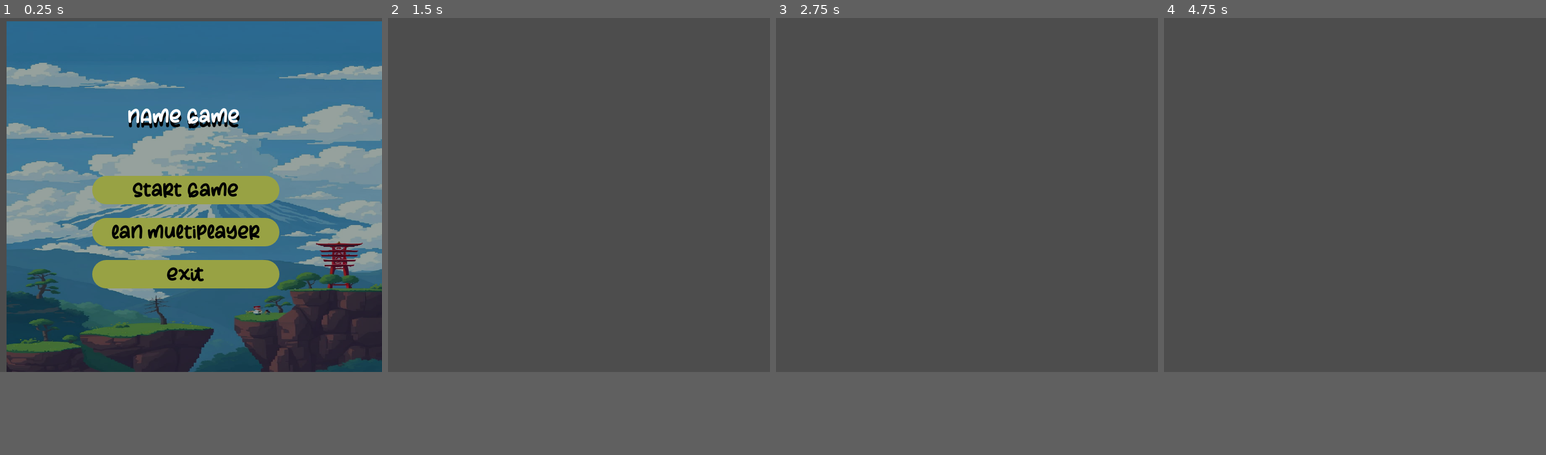
Above: before the commit, frames 1-4 (left to right).
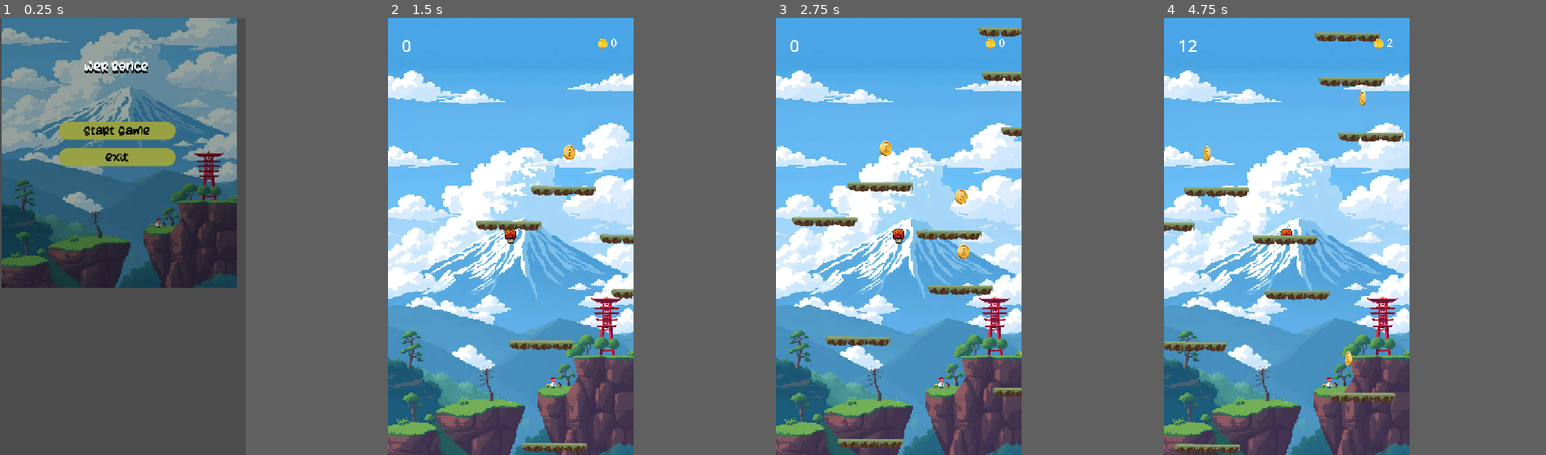
Above: after the commit, the same moments.

Repository: reMateoh/UAM-UNI
Game: Godot game, scene res://Escenas/main_menu.tscn
Same seed, same stepped clock (60 frames per second), same inputs: the game is played once before the commit and once after it.
Inputs (mouse positions are in pixels of both pictures, inside the frame that each line leads up to):
- Up to frame 1 (0.25 s): no input
- Up to frame 2 (1.5 s): click (575, 232) at 0.5 s, where only the run before the commit has a clickable "Lan Multiplayer"; click "Start Game" at 1.25 s
- Up to frame 3 (2.75 s): tap Enter (ui_accept) at 2 s; hold Right (ui_right) from 2.03 s (still down); hold Enter (ui_accept) from 2.03 s (still down)
- Up to frame 4 (4.75 s): release Enter (ui_accept) at 2.78 s; tap Enter (ui_accept) at 2.85, 3.02, 3.32, 4.35, 4.52 s; release Right (ui_right) at 3.53 s; hold Left (ui_left) 3.53-4.28 s; hold Enter (ui_accept) 3.53-4.28 s; hold Right (ui_right) from 4.28 s (still down)
In our replay, the window is 700x648 before the commit and 450x800 after it. These sizes can differ from the game's own. Grey fills any space a smaller window leaves; there, only what the larger window draws over its background counts as a difference.

The runs differ from the first frame. In frame 1, 72% of the frame differs, in the area x 0-100%, y 0-81%; in frame 2, 59%; in frame 3, 59%; in frame 4, 59%.

Commit message:
Se añadió la música al juego

Diff:
--- /dev/null
+++ b/Escenas/Coin.tscn
@@ -0,0 +1,19 @@
+[gd_scene format=3 uid="uid://bhngc4xyngmb3"]
+
+[ext_resource type="Script" uid="uid://dim3pu3b5pbha" path="res://Escenas/coin.gd" id="1_kyq3r"]
+[ext_resource type="Texture2D" uid="uid://d108c8xwgxn4h" path="res://assets/coin.png" id="2_kyq3r"]
+
+[sub_resource type="CircleShape2D" id="CircleShape2D_i7s8r"]
+radius = 22.203604
+
+[node name="Coin" type="Area2D" unique_id=702762446]
+script = ExtResource("1_kyq3r")
+
+[node name="Sprite2D" type="Sprite2D" parent="." unique_id=2078509867]
+position = Vector2(-33.000027, -70.3125)
+scale = Vector2(0.01800002, 0.018214405)
+texture = ExtResource("2_kyq3r")
+
+[node name="CollisionShape2D" type="CollisionShape2D" parent="." unique_id=1081536024]
+position = Vector2(-33, -71)
+shape = SubResource("CircleShape2D_i7s8r")
--- /dev/null
+++ b/Escenas/Main.tscn
@@ -0,0 +1,109 @@
+[gd_scene format=3 uid="uid://dx1yssx2nt5hh"]
+
+[ext_resource type="Script" uid="uid://bg8b3bo6bqlg1" path="res://Escenas/mainn.gd" id="1_0bbpv"]
+[ext_resource type="PackedScene" uid="uid://bhngc4xyngmb3" path="res://Escenas/Coin.tscn" id="3_c01mt"]
+[ext_resource type="PackedScene" uid="uid://cjfiu04hon0a8" path="res://Escenas/Platform.tscn" id="3_vcsgt"]
+[ext_resource type="Texture2D" uid="uid://c61op53621k8l" path="res://assets/fondo.png" id="4_rarhs"]
+[ext_resource type="PackedScene" uid="uid://ce3862wj0jiqv" path="res://Escenas/honguito.tscn" id="5_vcsgt"]
+[ext_resource type="PackedScene" uid="uid://c1ytty4yjbk2q" path="res://Escenas/Musica2.tscn" id="6_mbvap"]
+
+[sub_resource type="LabelSettings" id="LabelSettings_aj2m5"]
+font_size = 50
+
+[sub_resource type="LabelSettings" id="LabelSettings_dibd8"]
+font_size = 64
+outline_size = 6
+outline_color = Color(0, 0, 0, 1)
+shadow_size = 51
+shadow_offset = Vector2(2.875, 1)
+
+[sub_resource type="LabelSettings" id="LabelSettings_tfif2"]
+font_size = 24
+outline_size = 4
+outline_color = Color(0, 0, 0, 1)
+
+[sub_resource type="LabelSettings" id="LabelSettings_koplb"]
+font_size = 32
+
+[node name="Main" type="Node2D" unique_id=1000818504]
+script = ExtResource("1_0bbpv")
+platform_scene = ExtResource("3_vcsgt")
+coin_scene = ExtResource("3_c01mt")
+
+[node name="CanvasLayer" type="CanvasLayer" parent="." unique_id=740616755]
+layer = -1
+
+[node name="TextureRect" type="TextureRect" parent="CanvasLayer" unique_id=1902052285]
+offset_right = 720.0
+offset_bottom = 1281.0
+texture = ExtResource("4_rarhs")
+
+[node name="Honguito" parent="." unique_id=568892122 instance=ExtResource("5_vcsgt")]
+
+[node name="Platform" parent="." unique_id=198402632 instance=ExtResource("3_vcsgt")]
+
+[node name="Timer" type="Timer" parent="." unique_id=542778623]
+autostart = true
+
+[node name="UILayer" type="CanvasLayer" parent="." unique_id=554951381]
+
+[node name="ScoreLabel" type="Label" parent="UILayer" unique_id=1769421714]
+offset_left = 40.0
+offset_top = 46.0
+offset_right = 89.0
+offset_bottom = 73.0
+text = "0"
+label_settings = SubResource("LabelSettings_aj2m5")
+
+[node name="GameOverPanel" type="Control" parent="UILayer" unique_id=803257055]
+visible = false
+layout_mode = 3
+anchors_preset = 15
+anchor_right = 1.0
+anchor_bottom = 1.0
+grow_horizontal = 2
+grow_vertical = 2
+
+[node name="GameOverLabel" type="Label" parent="UILayer/GameOverPanel" unique_id=1007097480]
+layout_mode = 1
+anchors_preset = 8
+anchor_left = 0.5
+anchor_top = 0.5
+anchor_right = 0.5
+anchor_bottom = 0.5
+offset_left = -182.0
+offset_top = -96.0
+offset_right = 184.0
+offset_bottom = -8.0
+grow_horizontal = 2
+grow_vertical = 2
+text = "GAME OVER"
+label_settings = SubResource("LabelSettings_dibd8")
+horizontal_alignment = 1
+
+[node name="RestartLabel" type="Label" parent="UILayer/GameOverPanel" unique_id=1733353455]
+layout_mode = 1
+anchors_preset = 8
+anchor_left = 0.5
+anchor_top = 0.5
+anchor_right = 0.5
+anchor_bottom = 0.5
+offset_left = -156.0
+offset_top = -2.0
+offset_right = 172.0
+offset_bottom = 32.0
+grow_horizontal = 2
+grow_vertical = 2
+text = "Pulsa ESPACIO para reiniciar"
+label_settings = SubResource("LabelSettings_tfif2")
+horizontal_alignment = 1
+
+[node name="CoinLabel" type="Label" parent="UILayer" unique_id=173193232]
+offset_left = 613.0
+offset_top = 49.0
+offset_right = 684.0
+offset_bottom = 94.0
+text = "🪙 0"
+label_settings = SubResource("LabelSettings_koplb")
+
+[node name="Musica2" parent="." unique_id=261176228 instance=ExtResource("6_mbvap")]
--- /dev/null
+++ b/Escenas/Musica2.tscn
@@ -0,0 +1,9 @@
+[gd_scene format=3 uid="uid://c1ytty4yjbk2q"]
+
+[ext_resource type="AudioStream" uid="uid://bv81tny2n03ts" path="res://assets/music/Synth Grooves 14-11-2026 02-26.wav" id="1_4j2go"]
+
+[node name="Musica2" type="Node2D" unique_id=261176228]
+
+[node name="AudioStreamPlayer" type="AudioStreamPlayer" parent="." unique_id=1238710833]
+stream = ExtResource("1_4j2go")
+autoplay = true
--- /dev/null
+++ b/Escenas/Platform.tscn
@@ -0,0 +1,23 @@
+[gd_scene format=3 uid="uid://cjfiu04hon0a8"]
+
+[ext_resource type="Script" uid="uid://cm5ie2kcewxtx" path="res://Escenas/platform.gd" id="1_axdvg"]
+[ext_resource type="Texture2D" uid="uid://c1v4ckyrio2w5" path="res://assets/platform.png" id="2_motb6"]
+
+[sub_resource type="RectangleShape2D" id="RectangleShape2D_0bbpv"]
+size = Vector2(193, 20)
+
+[node name="Platform" type="Node2D" unique_id=198402632]
+
+[node name="StaticBody2D" type="StaticBody2D" parent="." unique_id=2078060986]
+script = ExtResource("1_axdvg")
+
+[node name="Sprite2D" type="Sprite2D" parent="StaticBody2D" unique_id=101217722]
+rotation = 0.006981317
+scale = Vector2(0.4, 0.4)
+texture = ExtResource("2_motb6")
+
+[node name="CollisionShape2D" type="CollisionShape2D" parent="StaticBody2D" unique_id=1692595501]
+position = Vector2(-0.5, 0)
+shape = SubResource("RectangleShape2D_0bbpv")
+one_way_collision = true
+one_way_collision_margin = 10.0
--- /dev/null
+++ b/Escenas/coin.gd
@@ -0,0 +1,14 @@
+extends Area2D
+
+signal coin_collected
+
+func _ready():
+	body_entered.connect(_on_body_entered)
+
+func _on_body_entered(body):
+	if body is CharacterBody2D:
+		coin_collected.emit()
+		queue_free()
+
+func _process(_delta):
+	scale.x = cos(Time.get_ticks_msec() * 0.005)   # efecto de giro 2D
--- /dev/null
+++ b/Escenas/honguito.gd
@@ -0,0 +1,54 @@
+extends CharacterBody2D
+
+signal fell_off_screen
+signal score_updated(new_score: int)   # ← NUEVA señal para el score
+
+const SPEED = 300.0
+const JUMP_FORCE = -800.0
+const GRAVITY = 1200.0
+
+var camera: Camera2D
+var max_camera_y: float = 0.0
+var start_y: float = 0.0          # altura inicial para calcular el score
+var score: int = 0
+
+func _ready():
+	camera = $Camera2D
+	max_camera_y = global_position.y
+	start_y = global_position.y
+
+func _physics_process(delta: float) -> void:
+	# --- Movimiento horizontal ---
+	var direction := Input.get_axis("ui_left", "ui_right")
+	velocity.x = direction * SPEED
+
+	# --- Gravedad ---
+	velocity.y += GRAVITY * delta
+
+	# --- Salto automático al tocar plataforma ---
+	if is_on_floor():
+		velocity.y = JUMP_FORCE
+
+	move_and_slide()
+
+	# --- Cámara solo sube + calcular score ---
+	if global_position.y < max_camera_y:
+		max_camera_y = global_position.y
+
+		# Score = cuánto ha subido desde el inicio (dividido entre 10)
+		var new_score = int((start_y - global_position.y) / 10.0)
+		if new_score > score:
+			score = new_score
+			score_updated.emit(score)
+
+	# --- Envolver horizontal (Doodle Jump clásico) ---
+	var screen_width = get_viewport_rect().size.x
+	if global_position.x > screen_width:
+		global_position.x = 0
+	elif global_position.x < 0:
+		global_position.x = screen_width
+
+	# --- Game Over si cae fuera de pantalla ---
+	if global_position.y > max_camera_y + 600.0:
+		fell_off_screen.emit()
+		set_physics_process(false)
--- a/Escenas/honguito.tscn
+++ b/Escenas/honguito.tscn
@@ -1,5 +1,6 @@
 [gd_scene format=3 uid="uid://ce3862wj0jiqv"]
 
+[ext_resource type="Script" uid="uid://d10pplfpwqrmq" path="res://Escenas/honguito.gd" id="1_mkhso"]
 [ext_resource type="Texture2D" uid="uid://dsq1qtk5v1f0q" path="res://assets/sprites/Mushroom_1.png" id="1_rsu48"]
 
 [sub_resource type="AtlasTexture" id="AtlasTexture_1rxm0"]
@@ -58,7 +59,7 @@
 }],
 "loop": 1,
 "name": &"salto frontal",
-"speed": 7.0
+"speed": 8.0
 }, {
 "frames": [{
 "duration": 1.0,
@@ -79,16 +80,21 @@
 }]
 
 [sub_resource type="CircleShape2D" id="CircleShape2D_h4t55"]
-radius = 8.0
+radius = 21.0
 
 [node name="Honguito" type="CharacterBody2D" unique_id=568892122]
+script = ExtResource("1_mkhso")
 
 [node name="AnimatedSprite2D" type="AnimatedSprite2D" parent="." unique_id=116178541]
-position = Vector2(3, -2)
+position = Vector2(6.5, 3.999998)
+scale = Vector2(2.0416665, 2.6666665)
 sprite_frames = SubResource("SpriteFrames_w7mgy")
-animation = &"salto lateral"
-frame_progress = 0.17140596
+animation = &"salto frontal"
+frame_progress = 0.58848614
 
 [node name="CollisionShape2D" type="CollisionShape2D" parent="." unique_id=240369928]
-position = Vector2(2.9999998, 2)
+position = Vector2(7, 16)
 shape = SubResource("CircleShape2D_h4t55")
+
+[node name="Camera2D" type="Camera2D" parent="." unique_id=29954777]
+position = Vector2(7, 16)
--- /dev/null
+++ b/Escenas/main.gd
@@ -0,0 +1,19 @@
+extends Node2D
+
+@export var platform_scene: PackedScene
+var last_platform_y = 0
+
+func _ready():
+	for i in range(10):
+		spawn_platform(Vector2(randf_range(50, 670), 1000 - (i * 150)))
+
+func spawn_platform(pos: Vector2):
+	var plat = platform_scene.instantiate()
+	plat.global_position = pos
+	add_child(plat)
+	last_platform_y = pos.y
+
+func _on_timer_timeout():
+	var new_y = last_platform_y - randf_range(120, 200)
+	var new_x = randf_range(50, 670)
+	spawn_platform(Vector2(new_x, new_y))
--- a/Escenas/main_menu.gd
+++ b/Escenas/main_menu.gd
@@ -14,7 +14,7 @@
 func _on_start_pressed() -> void:
 
 	print("start pressed")
-	get_tree().change_scene_to_file("res://Escenas/Personaje.tscn")
+	get_tree().change_scene_to_file("res://Escenas/Main.tscn")
 
 
 func _on_lan_multiplayer_pressed() -> void:
--- a/Escenas/main_menu.tscn
+++ b/Escenas/main_menu.tscn
@@ -1,8 +1,9 @@
 [gd_scene format=3 uid="uid://cbvtg3esyt1a"]
 
 [ext_resource type="Script" uid="uid://bww6sdis45jpt" path="res://Escenas/main_menu.gd" id="1_hjcy7"]
-[ext_resource type="FontFile" uid="uid://co1uouh1vus57" path="res://Milkshake Creps.otf" id="2_hjcy7"]
+[ext_resource type="FontFile" uid="uid://co1uouh1vus57" path="res://assets/fonts/Milkshake Creps.otf" id="2_hjcy7"]
 [ext_resource type="Texture2D" uid="uid://cnswmajwlpk4s" path="res://Escenas/WhatsApp Image 2026-11-14 at 12.12.14 PM.jpeg" id="2_qn7j5"]
+[ext_resource type="PackedScene" uid="uid://w85l7b6pdnhw" path="res://Escenas/music.tscn" id="4_qn7j5"]
 
 [sub_resource type="StyleBoxTexture" id="StyleBoxTexture_8w0r3"]
 texture = ExtResource("2_qn7j5")
@@ -34,10 +35,10 @@
 anchor_top = 0.5
 anchor_right = 0.5
 anchor_bottom = 0.5
-offset_left = 85.95203
-offset_top = -326.0
-offset_right = 777.952
-offset_bottom = 318.0
+offset_left = 27.432007
+offset_top = -1651.1119
+offset_right = 715.432
+offset_bottom = -577.11194
 grow_horizontal = 2
 grow_vertical = 2
 theme_override_styles/panel = SubResource("StyleBoxTexture_8w0r3")
@@ -49,10 +50,10 @@
 anchor_top = 0.5
 anchor_right = 0.5
 anchor_bottom = 0.5
-offset_left = 242.95203
-offset_top = -43.0
-offset_right = 585.952
-offset_bottom = 185.0
+offset_left = 193.432
+offset_top = -1064.1119
+offset_right = 536.432
+offset_bottom = -836.11194
 grow_horizontal = 2
 grow_vertical = 2
 theme_override_constants/separation = 25
@@ -67,17 +68,6 @@
 theme_override_styles/pressed = SubResource("StyleBoxFlat_h4t55")
 theme_override_styles/hover = SubResource("StyleBoxFlat_h4t55")
 text = "Start Game"
-
-[node name="Lan Multiplayer" type="Button" parent="VBoxContainer" unique_id=1707541177]
-layout_mode = 2
-size_flags_vertical = 4
-theme_override_colors/font_color = Color(0, 0, 0, 1)
-theme_override_fonts/font = ExtResource("2_hjcy7")
-theme_override_font_sizes/font_size = 30
-theme_override_styles/normal = SubResource("StyleBoxFlat_h4t55")
-theme_override_styles/pressed = SubResource("StyleBoxFlat_h4t55")
-theme_override_styles/hover = SubResource("StyleBoxFlat_h4t55")
-text = "Lan Multiplayer"
 
 [node name="Exit" type="Button" parent="VBoxContainer" unique_id=1107069631]
 layout_mode = 2
@@ -98,18 +88,19 @@
 anchor_top = 0.5
 anchor_right = 0.5
 anchor_bottom = 0.5
-offset_left = 308.95203
-offset_top = -179.0
-offset_right = 633.952
-offset_bottom = -105.0
+offset_left = 268.432
+offset_top = -1254.1119
+offset_right = 593.432
+offset_bottom = -1176.0
 grow_horizontal = 2
 grow_vertical = 2
 theme_override_colors/font_shadow_color = Color(0, 0, 0, 1)
 theme_override_constants/shadow_offset_y = 8
 theme_override_fonts/font = ExtResource("2_hjcy7")
 theme_override_font_sizes/font_size = 31
-text = "NAME Game"
+text = "Wer Bonce"
+
+[node name="Music" parent="." unique_id=1682878575 instance=ExtResource("4_qn7j5")]
 
 [connection signal="pressed" from="VBoxContainer/Start" to="." method="_on_start_pressed"]
-[connection signal="pressed" from="VBoxContainer/Lan Multiplayer" to="." method="_on_lan_multiplayer_pressed"]
 [connection signal="pressed" from="VBoxContainer/Exit" to="." method="_on_exit_pressed"]
--- /dev/null
+++ b/Escenas/mainn.gd
@@ -0,0 +1,137 @@
+extends Node2D
+
+@export var platform_scene: PackedScene
+@export var coin_scene: PackedScene    # ← NUEVA export
+var coin_count: int = 0
+var coins: Array = []
+var player: CharacterBody2D
+
+var highest_platform_y: float = 0.0
+const PLATFORM_GAP_MIN = 120.0
+const PLATFORM_GAP_MAX = 200.0
+const PLATFORMS_AHEAD = 8
+const SCREEN_WIDTH = 720.0
+const PLATFORM_MARGIN = 50.0
+
+var platforms: Array = []
+var final_score: int = 0
+
+# Referencias a la UI (deben existir en Main.tscn)
+@onready var score_label: Label = $UILayer/ScoreLabel
+@onready var coin_label: Label = $UILayer/CoinLabel   # ← NUEVA referencia
+@onready var game_over_panel: Control = $UILayer/GameOverPanel
+
+func _ready():
+	process_mode = Node.PROCESS_MODE_ALWAYS
+	coin_label.text = "🪙 0"
+	coin_count = 0
+	# Buscar el Player recursivamente
+	player = _find_player(self)
+	if player == null:
+		push_error("No se encontró ningún CharacterBody2D en la escena.")
+		return
+
+	print("Player encontrado: ", player)
+
+	# Conectar señales
+	player.fell_off_screen.connect(game_over)
+	player.score_updated.connect(_on_score_updated)
+
+	# Generar plataformas iniciales
+	var start_y = player.global_position.y + 200.0
+	for i in range(10):
+		var y = start_y + i * 150.0
+		var x = randf_range(PLATFORM_MARGIN, SCREEN_WIDTH - PLATFORM_MARGIN)
+		spawn_platform(Vector2(x, y))
+
+	highest_platform_y = start_y
+
+	# UI inicial
+	game_over_panel.visible = false
+	score_label.text = "0"
+
+func _find_player(node: Node) -> CharacterBody2D:
+	if node is CharacterBody2D:
+		return node
+	for child in node.get_children():
+		var result = _find_player(child)
+		if result != null:
+			return result
+	return null
+
+func _process(_delta):
+	if player == null:
+		return
+
+	# Generar plataformas ARRIBA
+	while highest_platform_y > player.global_position.y - (PLATFORMS_AHEAD * 150.0):
+		var new_y = highest_platform_y - randf_range(PLATFORM_GAP_MIN, PLATFORM_GAP_MAX)
+		var new_x = randf_range(PLATFORM_MARGIN, SCREEN_WIDTH - PLATFORM_MARGIN)
+		spawn_platform(Vector2(new_x, new_y))
+		highest_platform_y = new_y
+
+	# Limpiar plataformas que quedaron muy abajo
+	for plat in platforms.duplicate():
+		if plat.global_position.y > player.global_position.y + 800.0:
+			platforms.erase(plat)
+			plat.queue_free()
+
+	for coin in coins.duplicate():
+		if is_instance_valid(coin) and coin.global_position.y > player.global_position.y + 800.0:
+			coins.erase(coin)
+			coin.queue_free()
+		elif not is_instance_valid(coin):
+			coins.erase(coin)   # ya fue recogida (queue_free)
+
+func spawn_platform(pos: Vector2):
+	var plat = platform_scene.instantiate()
+	plat.global_position = pos
+	add_child(plat)
+	platforms.append(plat)
+
+	 # 60% de probabilidad de generar una moneda sobre esta plataforma
+	if randf() < 0.6:
+		spawn_coin(Vector2(pos.x + randf_range(-30, 30), pos.y - 40))
+	# 15% de probabilidad extra de moneda flotando entre plataformas
+	elif randf() < 0.15:
+		spawn_coin(Vector2(pos.x + randf_range(-100, 100), pos.y - randf_range(60, 100)))
+
+func _on_score_updated(new_score: int):
+	final_score = new_score
+	score_label.text = str(new_score)
+
+func spawn_coin(pos: Vector2):
+	print("spawn_coin llamado en: ", pos, " | coin_scene: ", coin_scene)   # ← temporal
+	if coin_scene == null:
+		return
+	var coin = coin_scene.instantiate()
+	coin.global_position = pos
+	coin.coin_collected.connect(_on_coin_collected)
+	add_child(coin)
+	coins.append(coin)
+
+func game_over():
+	# Desconectar para evitar más updates
+	if player.score_updated.is_connected(_on_score_updated):
+		player.score_updated.disconnect(_on_score_updated)
+
+	# Mostrar panel
+	game_over_panel.visible = true
+	game_over_panel.get_node("GameOverLabel").text = "GAME OVER"
+	game_over_panel.get_node("RestartLabel").text = "Pulsa ESPACIO para reiniciar\nPuntuación: %d   Monedas: %d" % [final_score, coin_count]
+
+	get_tree().paused = true
+
+func _input(event):
+	if get_tree().paused:
+		if event.is_action_pressed("ui_accept"):
+			restart_game()
+
+func _on_coin_collected():
+	coin_count += 1
+	coin_label.text = "🪙 " + str(coin_count)
+	# Aquí podrías reproducir un sonido de moneda
+
+func restart_game():
+	get_tree().paused = false
+	get_tree().reload_current_scene()
--- /dev/null
+++ b/Escenas/music.tscn
@@ -0,0 +1,9 @@
+[gd_scene format=3 uid="uid://w85l7b6pdnhw"]
+
+[ext_resource type="AudioStream" uid="uid://cr04uy6lr0b4f" path="res://assets/music/Modern Hip-Hop 14-11-2026 01-42.wav" id="1_u4fp1"]
+
+[node name="Music" type="Node2D" unique_id=1682878575]
+
+[node name="AudioStreamPlayer" type="AudioStreamPlayer" parent="." unique_id=936951493]
+stream = ExtResource("1_u4fp1")
+autoplay = true
--- /dev/null
+++ b/Escenas/platform.gd
@@ -0,0 +1 @@
+extends StaticBody2D
--- /dev/null
+++ b/Escenas/player.tscn
@@ -0,0 +1,24 @@
+[gd_scene format=3 uid="uid://b0q5jl7rkuu06"]
+
+[ext_resource type="Script" uid="uid://c2hb0bo6nw56g" path="res://character_body_2d.gd" id="1_3vyb7"]
+[ext_resource type="Texture2D" uid="uid://mul142myrtgc" path="res://assets/mario.png" id="2_g2els"]
+
+[sub_resource type="RectangleShape2D" id="RectangleShape2D_motb6"]
+size = Vector2(124.99997, 202.49997)
+
+[node name="Player" type="Node2D" unique_id=1509999458]
+
+[node name="CharacterBody2D" type="CharacterBody2D" parent="." unique_id=1897355266]
+script = ExtResource("1_3vyb7")
+
+[node name="Sprite2D" type="Sprite2D" parent="CharacterBody2D" unique_id=234954411]
+position = Vector2(-26.2, 40)
+scale = Vector2(0.2, 0.20246914)
+texture = ExtResource("2_g2els")
+
+[node name="CollisionShape2D" type="CollisionShape2D" parent="CharacterBody2D" unique_id=1993661151]
+position = Vector2(-25.999994, 38.499996)
+scale = Vector2(0.4, 0.4)
+shape = SubResource("RectangleShape2D_motb6")
+
+[node name="Camera2D" type="Camera2D" parent="CharacterBody2D" unique_id=1024188374]
--- /dev/null
+++ b/character_body_2d.gd
@@ -0,0 +1,54 @@
+extends CharacterBody2D
+
+signal fell_off_screen
+signal score_updated(new_score: int)   # ← NUEVA señal para el score
+
+const SPEED = 300.0
+const JUMP_FORCE = -800.0
+const GRAVITY = 1200.0
+
+var camera: Camera2D
+var max_camera_y: float = 0.0
+var start_y: float = 0.0          # altura inicial para calcular el score
+var score: int = 0
+
+func _ready():
+	camera = $Camera2D
+	max_camera_y = global_position.y
+	start_y = global_position.y
+
+func _physics_process(delta: float) -> void:
+	# --- Movimiento horizontal ---
+	var direction := Input.get_axis("ui_left", "ui_right")
+	velocity.x = direction * SPEED
+
+	# --- Gravedad ---
+	velocity.y += GRAVITY * delta
+
+	# --- Salto automático al tocar plataforma ---
+	if is_on_floor():
+		velocity.y = JUMP_FORCE
+
+	move_and_slide()
+
+	# --- Cámara solo sube + calcular score ---
+	if global_position.y < max_camera_y:
+		max_camera_y = global_position.y
+
+		# Score = cuánto ha subido desde el inicio (dividido entre 10)
+		var new_score = int((start_y - global_position.y) / 10.0)
+		if new_score > score:
+			score = new_score
+			score_updated.emit(score)
+
+	# --- Envolver horizontal (Doodle Jump clásico) ---
+	var screen_width = get_viewport_rect().size.x
+	if global_position.x > screen_width:
+		global_position.x = 0
+	elif global_position.x < 0:
+		global_position.x = screen_width
+
+	# --- Game Over si cae fuera de pantalla ---
+	if global_position.y > max_camera_y + 600.0:
+		fell_off_screen.emit()
+		set_physics_process(false)
--- a/project.godot
+++ b/project.godot
@@ -10,16 +10,35 @@
 
 [application]
 
-config/name="Juego"
+config/name="doodle jump"
 run/main_scene="uid://cbvtg3esyt1a"
 config/features=PackedStringArray("4.7", "GL Compatibility")
 config/icon="res://icon.svg"
 
 [display]
 
-window/size/viewport_width=700
+window/size/viewport_width=720
+window/size/viewport_height=1280
 window/stretch/mode="canvas_items"
 window/stretch/aspect="expand"
+
+[input]
+
+move_left={
+"deadzone": 0.2,
+"events": [Object(InputEventKey,"resource_local_to_scene":false,"resource_name":"","device":-1,"window_id":0,"alt_pressed":false,"shift_pressed":false,"ctrl_pressed":false,"meta_pressed":false,"pressed":false,"keycode":0,"physical_keycode":65,"key_label":0,"unicode":97,"location":0,"echo":false,"script":null)
+]
+}
+move_right={
+"deadzone": 0.2,
+"events": [Object(InputEventKey,"resource_local_to_scene":false,"resource_name":"","device":-1,"window_id":0,"alt_pressed":false,"shift_pressed":false,"ctrl_pressed":false,"meta_pressed":false,"pressed":false,"keycode":0,"physical_keycode":68,"key_label":0,"unicode":100,"location":0,"echo":false,"script":null)
+]
+}
+jump={
+"deadzone": 0.2,
+"events": [Object(InputEventKey,"resource_local_to_scene":false,"resource_name":"","device":-1,"window_id":0,"alt_pressed":false,"shift_pressed":false,"ctrl_pressed":false,"meta_pressed":false,"pressed":false,"keycode":0,"physical_keycode":32,"key_label":0,"unicode":32,"location":0,"echo":false,"script":null)
+]
+}
 
 [physics]
 
Not shown, added: Escenas/coin.gd.uid
Not shown, added: Escenas/honguito.gd.uid
Not shown, added: Escenas/main.gd.uid
Not shown, added: Escenas/mainn.gd.uid
Not shown, added: Escenas/platform.gd.uid
Binary file added: assets/cc.jpg
Not shown, added: assets/cc.jpg.import
Binary file added: assets/coin.jpg
Not shown, added: assets/coin.jpg.import
Binary file added: assets/coin.png
Not shown, added: assets/coin.png.import
Binary file added: assets/fondo.png
(and 19 more such lines)
